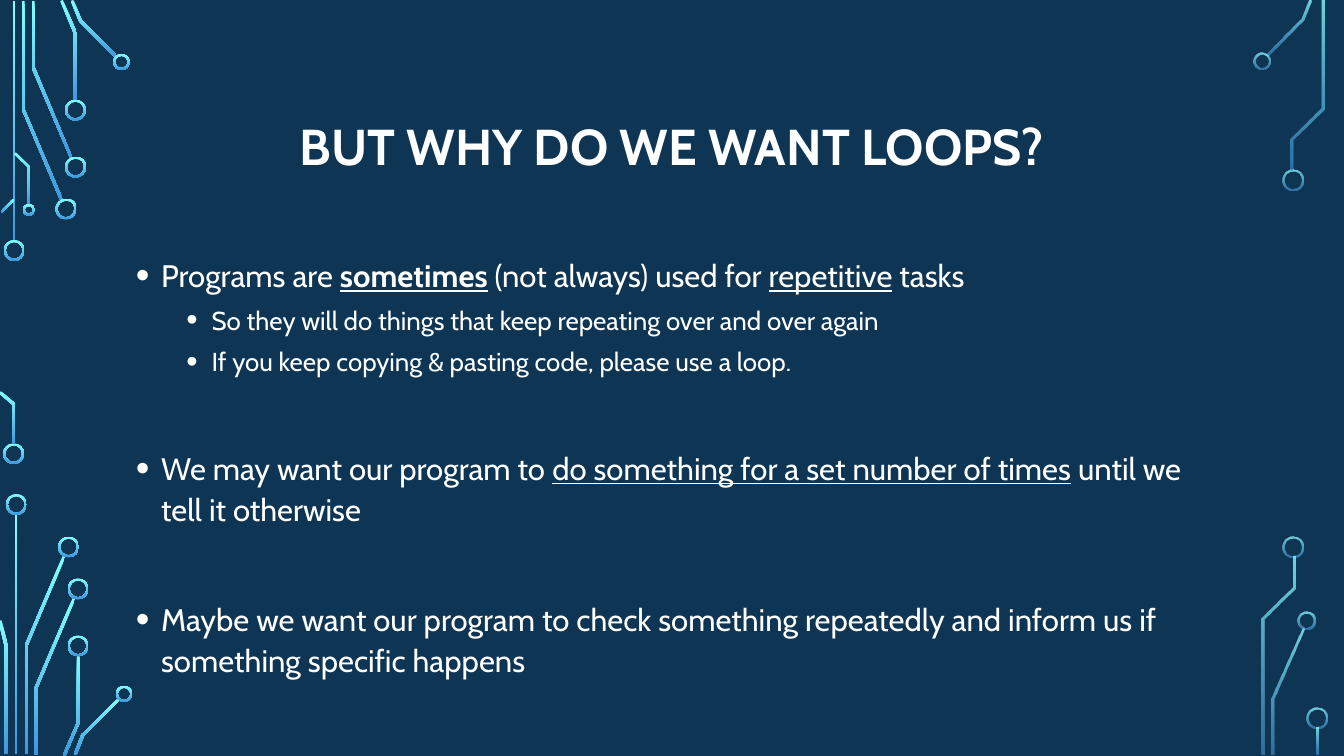
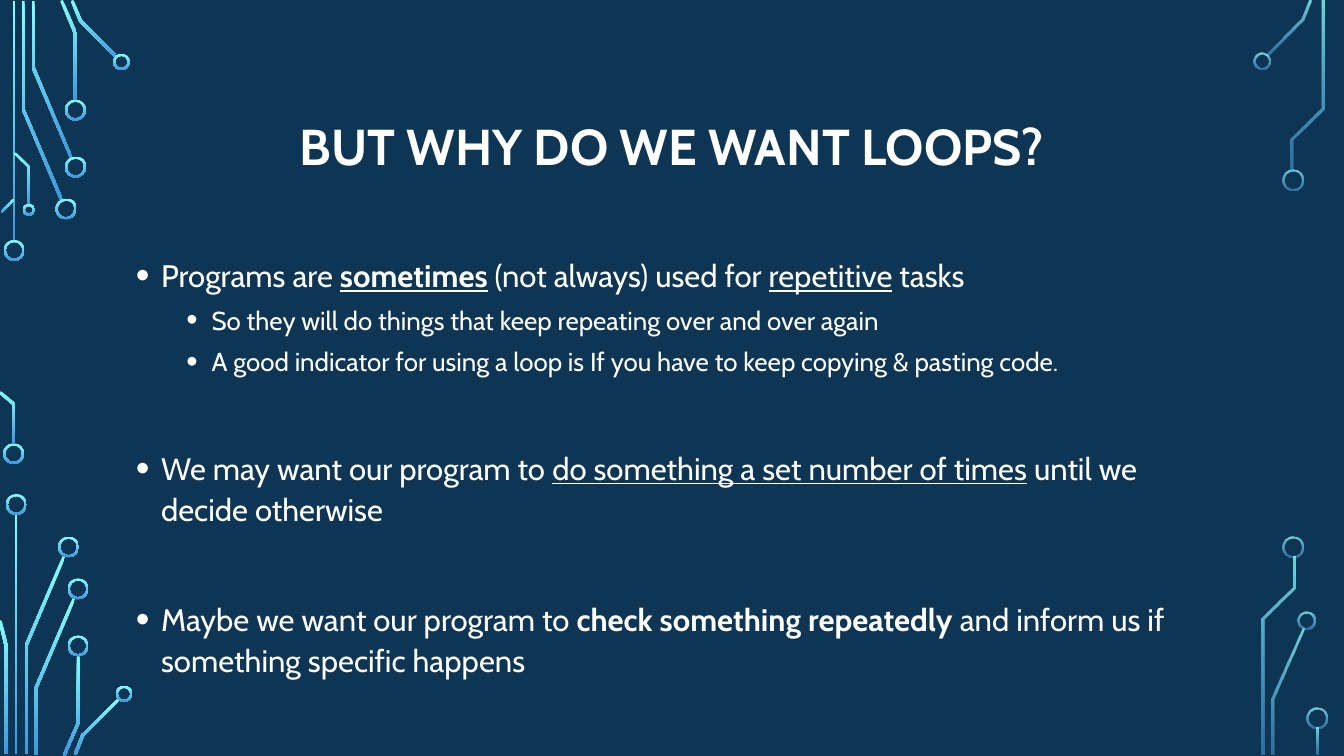
Before and after one commit to psypdt/ZIS_C-_Summer_Course_2019, a slide deck: slide 5 of Day_3/Day_3.pptx. Drawn at 1344x756 pixels with LibreOffice and Linux fonts; fonts in the diff are those of the drawing; background and template pictures are left out. Boxes give left, top, right and bottom in pixels: in the first picture for what was removed or moved away, otherwise in the second. Text is boxed around its words. In the diff, an @@ line names an element or a change of style, - is before the commit and + after.

```diff
--- a/Day_3/Day_3.pptx
+++ b/Day_3/Day_3.pptx
@@ text at [161, 351, 1137, 522]: text changed @@
-  • If you keep copying & pasting code, please use a loop.
-• We may want our program to do something for a set number of times until we tell it otherwise
+  • A good indicator for using a loop is If you have to keep copying & pasting code.
+• We may want our program to do something a set number of times until we decide otherwise
@@ text at [161, 607, 1164, 679]: bold on in "check something repeatedly" @@
```
Also in this commit, not shown: 6 other slides changed.
